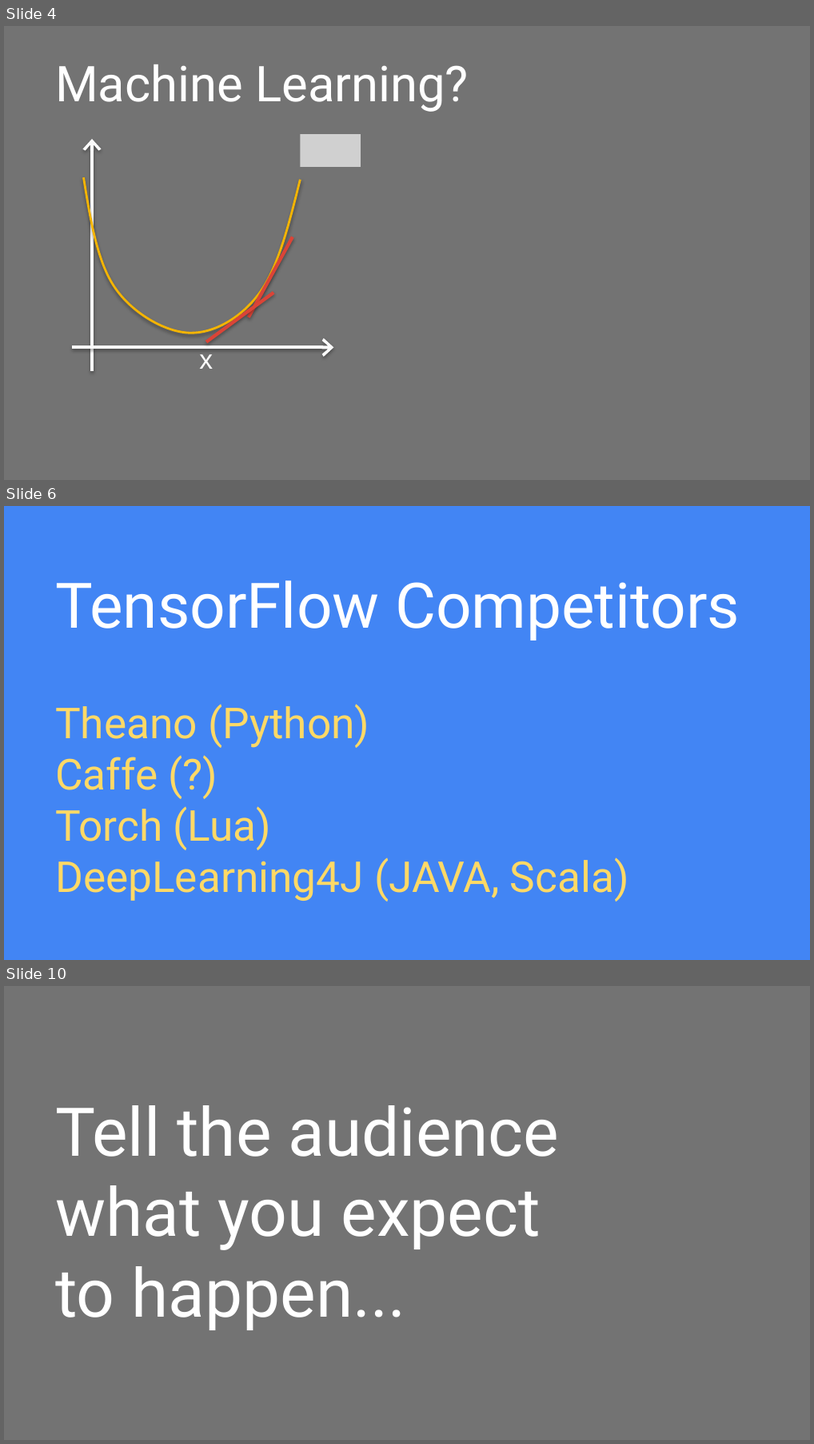
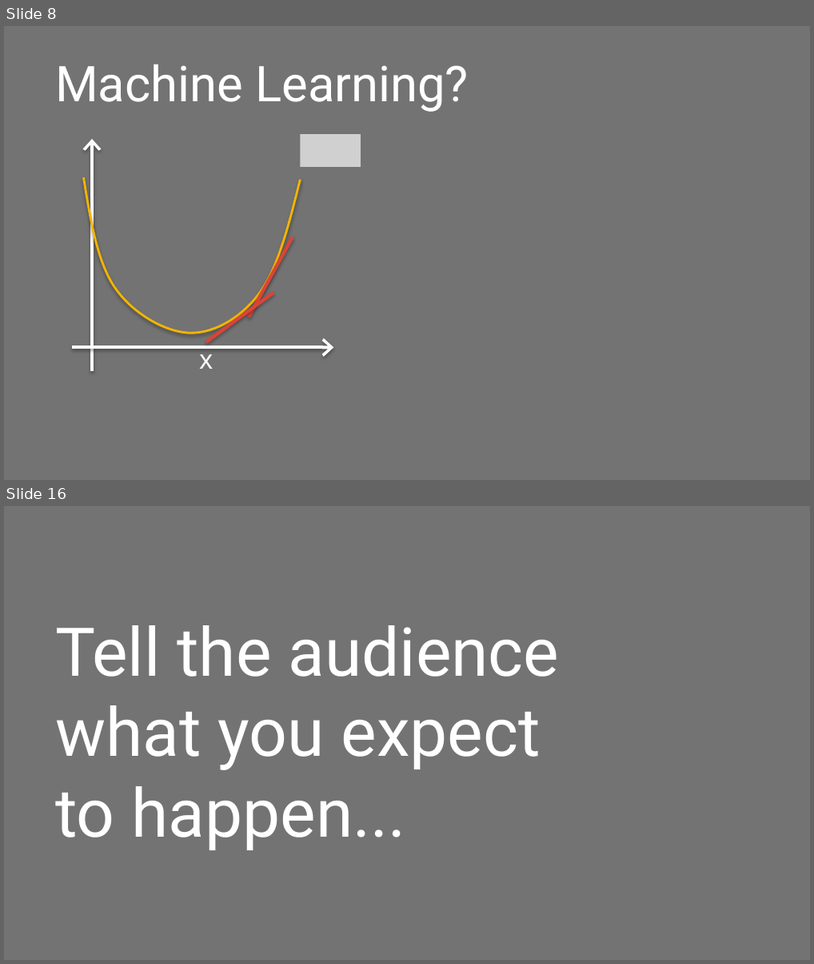
Before and after one commit to juxiangwu/ML, a slide deck: TensorFlow.pptx. Shown one above the other, each under a label of ours: slides 4, 6 and 10 before the commit, slides 8 and 16 after it; the slides between them are not shown. The pictures are 814x1444 and 814x964 pixels, drawn with LibreOffice and Linux fonts; fonts in the diff are those of the drawing; grey boxes stand for pictures. Boxes give left, top, right and bottom in pixels: in the first picture for what was removed or moved away, otherwise in the second. Text is boxed around its words. In the diff, an @@ line names an element or a change of style, - is before the commit and + after.

Commit message:
Adds tensorflow related slides

```diff
--- a/TensorFlow.pptx
+++ b/TensorFlow.pptx
@@ slide 6 removed at <box>4,506,810,960</box>, background #4285F4 @@
@@ title removed at <box>55,580,740,640</box> @@
-TensorFlow Competitors
@@ title removed at <box>55,704,630,901</box> @@
-Theano (Python)
-Caffe (?)
-Torch (Lua)
-DeepLearning4J (JAVA, Scala)
@@ what was slide 4 is now slide 8 @@
@@ what was slide 10 is now slide 16 @@
```
Also in this commit, not shown: 3 slides changed, 9 slides added, 3 other slides removed, 1 other file.
